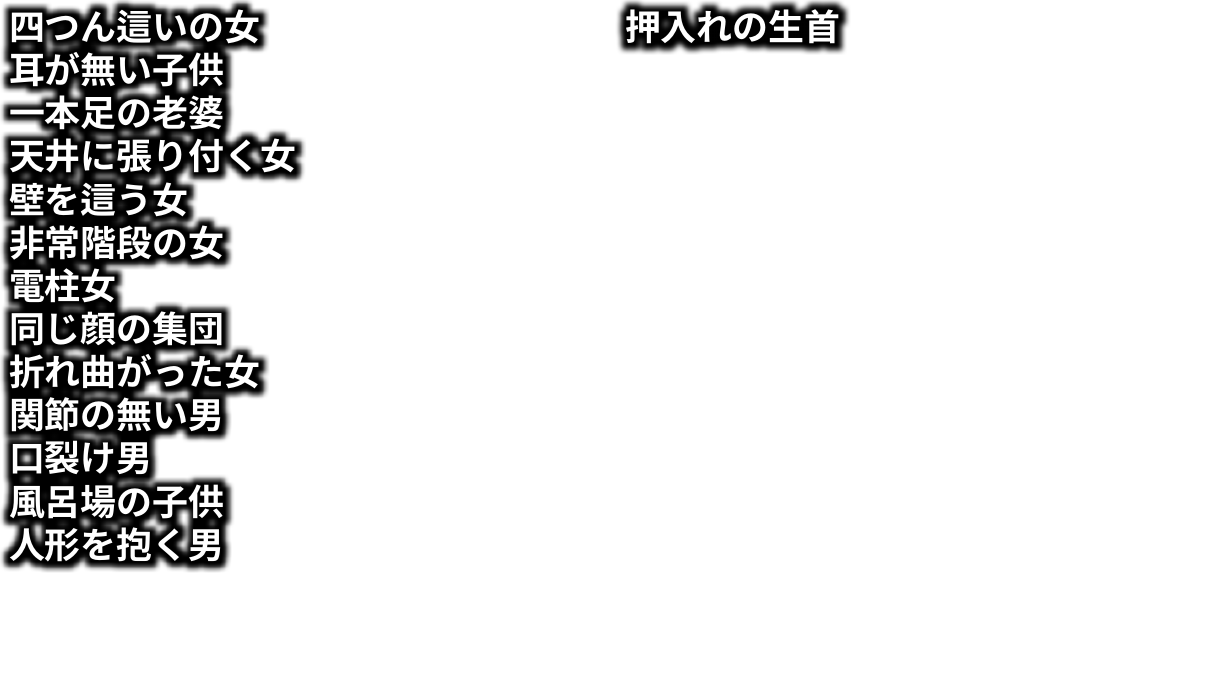
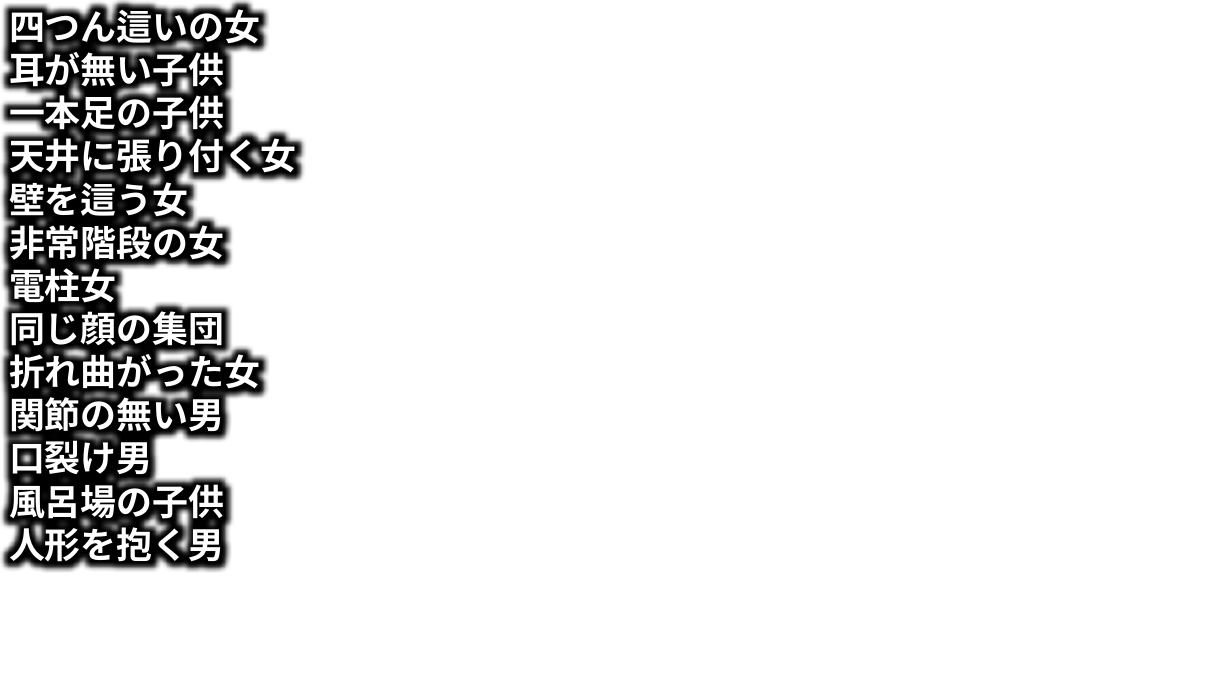
Before and after one commit to takeko333/ContentGenerator, a slide deck: slide 1 of bkup/Channels/ほたてまだこ/サムネイル_Horror.pptx. Drawn at 1232x693 pixels with LibreOffice and Linux fonts; fonts in the diff are those of the drawing. Boxes give left, top, right and bottom in pixels: in the first picture for what was removed or moved away, otherwise in the second. Text is boxed around its words. In the diff, an @@ line names an element or a change of style, - is before the commit and + after.

```diff
--- a/bkup/Channels/ほたてまだこ/サムネイル_Horror.pptx
+++ b/bkup/Channels/ほたてまだこ/サムネイル_Horror.pptx
@@ text removed at [625,4,840,50] @@
-押入れの生首
@@ text at [9,90,224,136]: text changed @@
-一本足の老婆
+一本足の子供
```
Also in this commit, not shown: 1 other slide changed, 3 other files.
